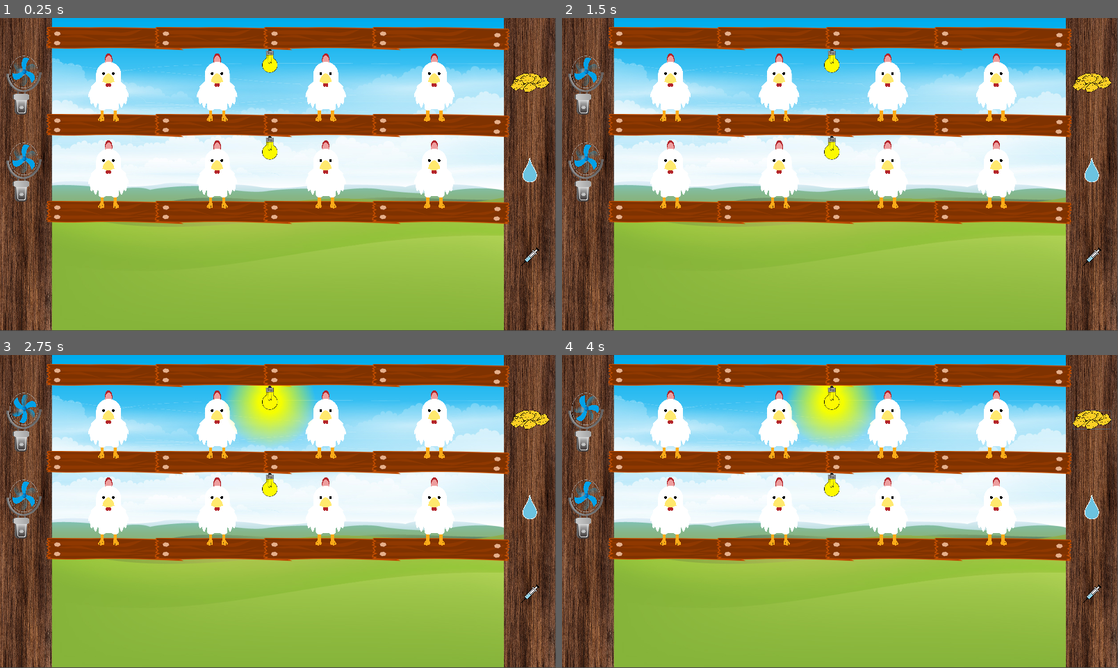
Above: before the commit, frames 1-4 (two rows, left to right).
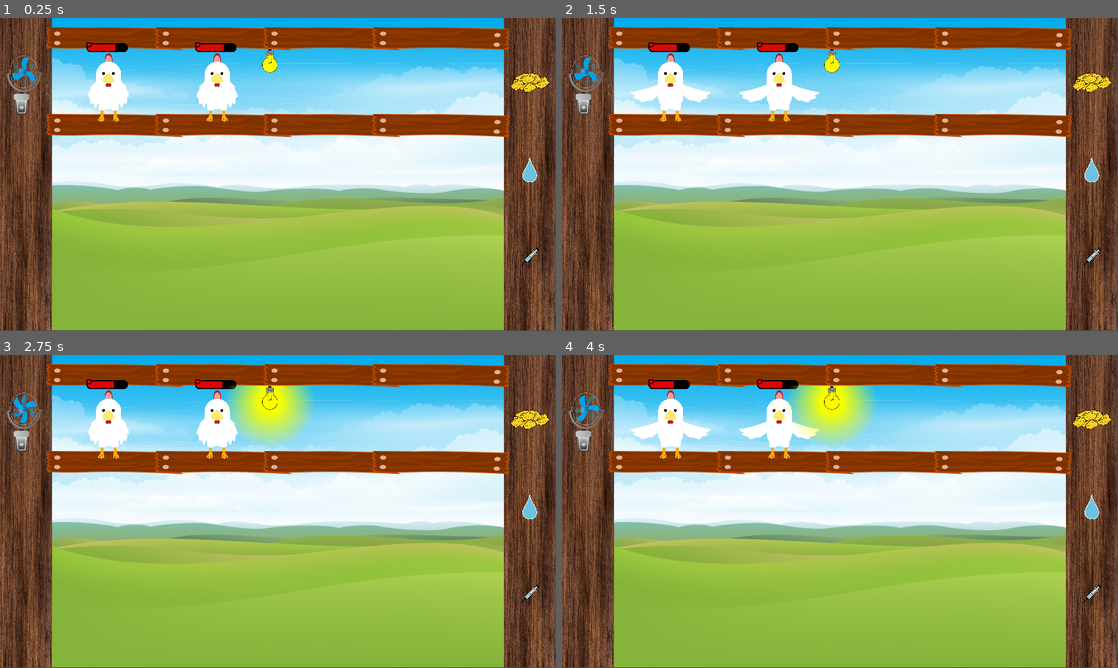
Above: after the commit, the same moments.

Repository: geofany/Chick-Gu
Game: Godot game, scene res://Level 1.tscn
The game is run twice, just before and just after one commit, with the same random seed, the same clock (stepped at 60 frames per second) and the same inputs.
Inputs (mouse positions are in pixels of both pictures, inside the frame that each line leads up to):
- Up to frame 1 (0.25 s): no input
- Up to frame 2 (1.5 s): click (584, 83) at 0.52 s; click (673, 86) at 1.27 s
- Up to frame 3 (2.75 s): click (272, 398) at 2.02 s
- Up to frame 4 (4 s): click (778, 423) at 2.77 s; click (1090, 420) at 3.5 s

The runs differ from the first frame. In frame 1, 10% of the frame differs, in the area x 1-92%, y 7-66%; in frame 2, 11%; in frame 3, 10%; in frame 4, 11%, in the area x 1-99%, y 7-66%.

Commit message:
update

Diff:
--- /dev/null
+++ b/GlobalVar.gd
@@ -0,0 +1,16 @@
+extends Node
+
+var makanan = false
+var minuman = false
+var vaksin = false
+# Declare member variables here. Examples:
+# var a = 2
+# var b = "text"
+
+# Called when the node enters the scene tree for the first time.
+func _ready():
+	pass # Replace with function body.
+
+# Called every frame. 'delta' is the elapsed time since the previous frame.
+#func _process(delta):
+#	pass
--- a/Level 1.gd
+++ b/Level 1.gd
@@ -1,4 +1,6 @@
 extends Control
+
+
 
 func _ready():
 	$ScrollContainer.get_h_scrollbar().hide()
--- a/Level 1.tscn
+++ b/Level 1.tscn
@@ -1,19 +1,34 @@
-[gd_scene load_steps=23 format=2]
+[gd_scene load_steps=35 format=2]
 
 [ext_resource path="res://Level 1.gd" type="Script" id=1]
 [ext_resource path="res://Assets/Background_vf.png" type="Texture" id=2]
 [ext_resource path="res://Assets/Kayu AS.png" type="Texture" id=3]
-[ext_resource path="res://Assets/Ayam Normal Idle.png" type="Texture" id=4]
-[ext_resource path="res://fan.gd" type="Script" id=5]
-[ext_resource path="res://Assets/fan_blue_00.png" type="Texture" id=6]
-[ext_resource path="res://Assets/fan_blue_01.png" type="Texture" id=7]
-[ext_resource path="res://Assets/fan_blue_02.png" type="Texture" id=8]
-[ext_resource path="res://lamp.gd" type="Script" id=9]
-[ext_resource path="res://Assets/LAMPP.png" type="Texture" id=10]
-[ext_resource path="res://Makanan.gd" type="Script" id=11]
-[ext_resource path="res://Assets/Makanan.png" type="Texture" id=12]
-[ext_resource path="res://Assets/Water.png" type="Texture" id=13]
-[ext_resource path="res://Assets/Vaksin.png" type="Texture" id=14]
+[ext_resource path="res://ayam1.gd" type="Script" id=4]
+[ext_resource path="res://Assets/Ayam Normal Idle.png" type="Texture" id=5]
+[ext_resource path="res://Assets/Ayam Normal Gerak.png" type="Texture" id=6]
+[ext_resource path="res://Assets/Ayam Senang Idle.png" type="Texture" id=7]
+[ext_resource path="res://Assets/Ayam Senang Gerak.png" type="Texture" id=8]
+[ext_resource path="res://Assets/Ayam Mati.png" type="Texture" id=9]
+[ext_resource path="res://Assets/Ayam Marah Idle.png" type="Texture" id=10]
+[ext_resource path="res://Assets/Ayam Marah Gerak.png" type="Texture" id=11]
+[ext_resource path="res://Assets/Ayam Sakit.png" type="Texture" id=12]
+[ext_resource path="res://Assets/belakang.png" type="Texture" id=13]
+[ext_resource path="res://Assets/atas.png" type="Texture" id=14]
+[ext_resource path="res://Assets/tengah.png" type="Texture" id=15]
+[ext_resource path="res://fan.gd" type="Script" id=16]
+[ext_resource path="res://Assets/fan_blue_00.png" type="Texture" id=17]
+[ext_resource path="res://Assets/fan_blue_01.png" type="Texture" id=18]
+[ext_resource path="res://Assets/fan_blue_02.png" type="Texture" id=19]
+[ext_resource path="res://lamp.gd" type="Script" id=20]
+[ext_resource path="res://Assets/LAMPP.png" type="Texture" id=21]
+[ext_resource path="res://Tools.gd" type="Script" id=22]
+[ext_resource path="res://Assets/Makanan.png" type="Texture" id=23]
+[ext_resource path="res://Assets/Water.png" type="Texture" id=24]
+[ext_resource path="res://Assets/Vaksin.png" type="Texture" id=25]
+
+[sub_resource type="StyleBoxEmpty" id=1]
+
+[sub_resource type="StyleBoxEmpty" id=2]
 
 [sub_resource type="StyleBoxEmpty" id=3]
 
@@ -21,27 +36,51 @@
 
 [sub_resource type="StyleBoxEmpty" id=5]
 
-[sub_resource type="StyleBoxEmpty" id=6]
-
-[sub_resource type="StyleBoxEmpty" id=7]
-
-[sub_resource type="Theme" id=8]
+[sub_resource type="Theme" id=6]
 VScrollBar/icons/decrement = null
 VScrollBar/icons/decrement_highlight = null
 VScrollBar/icons/increment = null
 VScrollBar/icons/increment_highlight = null
-VScrollBar/styles/grabber = SubResource( 3 )
-VScrollBar/styles/grabber_highlight = SubResource( 4 )
-VScrollBar/styles/grabber_pressed = SubResource( 5 )
-VScrollBar/styles/scroll = SubResource( 6 )
-VScrollBar/styles/scroll_focus = SubResource( 7 )
-
-[sub_resource type="StyleBoxFlat" id=2]
+VScrollBar/styles/grabber = SubResource( 1 )
+VScrollBar/styles/grabber_highlight = SubResource( 2 )
+VScrollBar/styles/grabber_pressed = SubResource( 3 )
+VScrollBar/styles/scroll = SubResource( 4 )
+VScrollBar/styles/scroll_focus = SubResource( 5 )
+
+[sub_resource type="StyleBoxFlat" id=7]
 bg_color = Color( 0.6, 0.6, 0.6, 0 )
 
-[sub_resource type="SpriteFrames" id=1]
+[sub_resource type="SpriteFrames" id=8]
 animations = [ {
-"frames": [ ExtResource( 6 ), ExtResource( 7 ), ExtResource( 8 ) ],
+"frames": [ ExtResource( 5 ), ExtResource( 5 ), ExtResource( 5 ), ExtResource( 5 ), ExtResource( 6 ), ExtResource( 5 ), ExtResource( 6 ) ],
+"loop": true,
+"name": "Normal",
+"speed": 3.0
+}, {
+"frames": [ ExtResource( 7 ), ExtResource( 7 ), ExtResource( 7 ), ExtResource( 7 ), ExtResource( 8 ), ExtResource( 7 ), ExtResource( 8 ) ],
+"loop": true,
+"name": "Senang",
+"speed": 3.0
+}, {
+"frames": [ ExtResource( 9 ) ],
+"loop": true,
+"name": "Mati",
+"speed": 1.0
+}, {
+"frames": [ ExtResource( 10 ), ExtResource( 10 ), ExtResource( 10 ), ExtResource( 10 ), ExtResource( 11 ), ExtResource( 10 ), ExtResource( 11 ) ],
+"loop": true,
+"name": "Marah",
+"speed": 3.0
+}, {
+"frames": [ ExtResource( 12 ) ],
+"loop": true,
+"name": "Sakit",
+"speed": 1.0
+} ]
+
+[sub_resource type="SpriteFrames" id=9]
+animations = [ {
+"frames": [ ExtResource( 17 ), ExtResource( 18 ), ExtResource( 19 ) ],
 "loop": true,
 "name": "default",
 "speed": 40.0
@@ -98,7 +137,6 @@
 texture = ExtResource( 3 )
 
 [node name="Baris 1" type="Node2D" parent="ScrollContainer/VBoxContainer"]
-editor/display_folded = true
 position = Vector2( 15, 0 )
 __meta__ = {
 "_edit_group_": true
@@ -124,27 +162,64 @@
 scale = Vector2( 0.79989, 0.79989 )
 texture = ExtResource( 3 )
 
-[node name="Ayam 1" type="Sprite" parent="ScrollContainer/VBoxContainer/Baris 1"]
-position = Vector2( 235, 160 )
-scale = Vector2( 0.199558, 0.199558 )
-texture = ExtResource( 4 )
-
-[node name="Ayam 2" type="Sprite" parent="ScrollContainer/VBoxContainer/Baris 1"]
-position = Vector2( 485, 160 )
-scale = Vector2( 0.199558, 0.199558 )
-texture = ExtResource( 4 )
-
-[node name="Ayam 3" type="Sprite" parent="ScrollContainer/VBoxContainer/Baris 1"]
-position = Vector2( 735, 160 )
-scale = Vector2( 0.199558, 0.199558 )
-texture = ExtResource( 4 )
-
-[node name="Ayam 4" type="Sprite" parent="ScrollContainer/VBoxContainer/Baris 1"]
-position = Vector2( 985, 160 )
-scale = Vector2( 0.199558, 0.199558 )
-texture = ExtResource( 4 )
+[node name="ayam1" type="Button" parent="ScrollContainer/VBoxContainer/Baris 1"]
+margin_left = 185.0
+margin_top = 80.0
+margin_right = 285.0
+margin_bottom = 240.0
+focus_mode = 0
+enabled_focus_mode = 0
+flat = true
+script = ExtResource( 4 )
+
+[node name="Ayam1" type="AnimatedSprite" parent="ScrollContainer/VBoxContainer/Baris 1/ayam1"]
+position = Vector2( 50, 80 )
+scale = Vector2( 0.200786, 0.200786 )
+frames = SubResource( 8 )
+animation = "Normal"
+
+[node name="HPBar" type="TextureProgress" parent="ScrollContainer/VBoxContainer/Baris 1/ayam1"]
+margin_left = 207.0
+margin_top = -173.0
+margin_right = 418.0
+margin_bottom = -125.0
+rect_scale = Vector2( 0.5, 0.5 )
+rect_pivot_offset = Vector2( -418, 298 )
+value = 70.0
+texture_under = ExtResource( 13 )
+texture_over = ExtResource( 14 )
+texture_progress = ExtResource( 15 )
+
+[node name="ayam2" type="Button" parent="ScrollContainer/VBoxContainer/Baris 1"]
+margin_left = 435.0
+margin_top = 80.0
+margin_right = 535.0
+margin_bottom = 240.0
+focus_mode = 0
+enabled_focus_mode = 0
+flat = true
+script = ExtResource( 4 )
+
+[node name="Ayam1" type="AnimatedSprite" parent="ScrollContainer/VBoxContainer/Baris 1/ayam2"]
+position = Vector2( 50, 80 )
+scale = Vector2( 0.200786, 0.200786 )
+frames = SubResource( 8 )
+animation = "Normal"
+
+[node name="HPBar" type="TextureProgress" parent="ScrollContainer/VBoxContainer/Baris 1/ayam2"]
+margin_left = 207.0
+margin_top = -173.0
+margin_right = 418.0
+margin_bottom = -125.0
+rect_scale = Vector2( 0.5, 0.5 )
+rect_pivot_offset = Vector2( -418, 298 )
+value = 70.0
+texture_under = ExtResource( 13 )
+texture_over = ExtResource( 14 )
+texture_progress = ExtResource( 15 )
 
 [node name="Bk1" type="Button" parent="ScrollContainer/VBoxContainer/Baris 1"]
+editor/display_folded = true
 margin_left = -10.0
 margin_top = 75.0
 margin_right = 84.0
@@ -161,9 +236,10 @@
 [node name="k1" type="AnimatedSprite" parent="ScrollContainer/VBoxContainer/Baris 1/Bk1"]
 position = Vector2( 50, 80 )
 scale = Vector2( 0.138432, 0.138432 )
-frames = SubResource( 1 )
+frames = SubResource( 9 )
 
 [node name="BL1" type="Button" parent="ScrollContainer/VBoxContainer/Baris 1"]
+editor/display_folded = true
 margin_left = 585.0
 margin_top = 73.0
 margin_right = 630.0
@@ -180,11 +256,12 @@
 [node name="L1" type="Sprite" parent="ScrollContainer/VBoxContainer/Baris 1/BL1"]
 position = Vector2( 21.3478, 62.9874 )
 scale = Vector2( 0.487998, 0.487998 )
-texture = ExtResource( 10 )
+texture = ExtResource( 21 )
 hframes = 2
 
 [node name="Baris 2" type="Node2D" parent="ScrollContainer/VBoxContainer"]
 editor/display_folded = true
+visible = false
 position = Vector2( 15, 200 )
 __meta__ = {
 "_edit_group_": true
@@ -266,11 +343,99 @@
 [node name="L1" type="Sprite" parent="ScrollContainer/VBoxContainer/Baris 2/BL1"]
 position = Vector2( 21.3478, 62.9874 )
 scale = Vector2( 0.487998, 0.487998 )
-texture = ExtResource( 10 )
+texture = ExtResource( 21 )
 hframes = 2
 
+[node name="Baris 3" type="Node2D" parent="ScrollContainer/VBoxContainer"]
+editor/display_folded = true
+visible = false
+position = Vector2( 15, 400 )
+__meta__ = {
+"_edit_group_": true
+}
+
+[node name="Kayu 1" type="Sprite" parent="ScrollContainer/VBoxContainer/Baris 3"]
+position = Vector2( 290, 300 )
+scale = Vector2( 0.79989, 0.79989 )
+texture = ExtResource( 3 )
+
+[node name="Kayu 2" type="Sprite" parent="ScrollContainer/VBoxContainer/Baris 3"]
+position = Vector2( 540, 300 )
+scale = Vector2( 0.79989, 0.79989 )
+texture = ExtResource( 3 )
+
+[node name="Kayu 3" type="Sprite" parent="ScrollContainer/VBoxContainer/Baris 3"]
+position = Vector2( 790, 300 )
+scale = Vector2( 0.79989, 0.79989 )
+texture = ExtResource( 3 )
+
+[node name="Kayu 4" type="Sprite" parent="ScrollContainer/VBoxContainer/Baris 3"]
+position = Vector2( 1040, 300 )
+scale = Vector2( 0.79989, 0.79989 )
+texture = ExtResource( 3 )
+
+[node name="Ayam 1" type="Sprite" parent="ScrollContainer/VBoxContainer/Baris 3"]
+position = Vector2( 235, 160 )
+scale = Vector2( 0.199558, 0.199558 )
+texture = ExtResource( 5 )
+
+[node name="Ayam 2" type="Sprite" parent="ScrollContainer/VBoxContainer/Baris 3"]
+position = Vector2( 485, 160 )
+scale = Vector2( 0.199558, 0.199558 )
+texture = ExtResource( 5 )
+
+[node name="Ayam 3" type="Sprite" parent="ScrollContainer/VBoxContainer/Baris 3"]
+position = Vector2( 735, 160 )
+scale = Vector2( 0.199558, 0.199558 )
+texture = ExtResource( 5 )
+
+[node name="Ayam 4" type="Sprite" parent="ScrollContainer/VBoxContainer/Baris 3"]
+position = Vector2( 985, 160 )
+scale = Vector2( 0.199558, 0.199558 )
+texture = ExtResource( 5 )
+
+[node name="Bk1" type="Button" parent="ScrollContainer/VBoxContainer/Baris 3"]
+margin_left = -10.0
+margin_top = 75.0
+margin_right = 84.0
+margin_bottom = 222.0
+focus_mode = 0
+toggle_mode = true
+enabled_focus_mode = 0
+flat = true
+script = ExtResource( 16 )
+__meta__ = {
+"_edit_group_": true
+}
+
+[node name="k1" type="AnimatedSprite" parent="ScrollContainer/VBoxContainer/Baris 3/Bk1"]
+position = Vector2( 50, 80 )
+scale = Vector2( 0.138432, 0.138432 )
+frames = SubResource( 9 )
+
+[node name="BL1" type="Button" parent="ScrollContainer/VBoxContainer/Baris 3"]
+margin_left = 585.0
+margin_top = 73.0
+margin_right = 630.0
+margin_bottom = 127.0
+focus_mode = 0
+toggle_mode = true
+enabled_focus_mode = 0
+flat = true
+script = ExtResource( 20 )
+__meta__ = {
+"_edit_group_": true
+}
+
+[node name="L1" type="Sprite" parent="ScrollContainer/VBoxContainer/Baris 3/BL1"]
+position = Vector2( 21.3478, 62.9874 )
+scale = Vector2( 0.487998, 0.487998 )
+texture = ExtResource( 21 )
+hframes = 2
+
 [node name="Tools" type="Node2D" parent="."]
-script = ExtResource( 11 )
+editor/display_folded = true
+script = ExtResource( 22 )
 
 [node name="makanan" type="Button" parent="Tools"]
 anchor_right = 1.0
@@ -279,6 +444,8 @@
 margin_top = 127.0
 margin_right = 1265.0
 margin_bottom = 171.0
+focus_mode = 0
+enabled_focus_mode = 0
 flat = true
 __meta__ = {
 "_edit_group_": true
@@ -296,6 +463,8 @@
 margin_top = 320.0
 margin_right = 1238.0
 margin_bottom = 380.0
+focus_mode = 0
+enabled_focus_mode = 0
 flat = true
 __meta__ = {
 "_edit_group_": true
@@ -313,6 +482,8 @@
 margin_top = 527.0
 margin_right = 1242.0
 margin_bottom = 575.0
+focus_mode = 0
+enabled_focus_mode = 0
 flat = true
 __meta__ = {
 "_edit_group_": true
@@ -321,11 +492,24 @@
 [node name="Vaksin" type="Sprite" parent="Tools/vaksin"]
 position = Vector2( 22, 23 )
 scale = Vector2( 0.0964079, 0.0964079 )
-texture = ExtResource( 14 )
+texture = ExtResource( 25 )
+
+[node name="HPTimer" type="Timer" parent="."]
+autostart = true
+
+[node name="SakitTimer" type="Timer" parent="."]
+autostart = true
+[connection signal="pressed" from="ScrollContainer/VBoxContainer/Baris 1/ayam1" to="ScrollContainer/VBoxContainer/Baris 1/ayam1" method="_on_ayam1_pressed"]
+[connection signal="pressed" from="ScrollContainer/VBoxContainer/Baris 1/ayam2" to="ScrollContainer/VBoxContainer/Baris 1/ayam2" method="_on_ayam1_pressed"]
 [connection signal="toggled" from="ScrollContainer/VBoxContainer/Baris 1/Bk1" to="ScrollContainer/VBoxContainer/Baris 1/Bk1" method="_on_Bk1_toggled"]
 [connection signal="toggled" from="ScrollContainer/VBoxContainer/Baris 1/BL1" to="ScrollContainer/VBoxContainer/Baris 1/BL1" method="_on_BL1_toggled"]
 [connection signal="toggled" from="ScrollContainer/VBoxContainer/Baris 2/Bk1" to="ScrollContainer/VBoxContainer/Baris 2/Bk1" method="_on_Bk1_toggled"]
 [connection signal="toggled" from="ScrollContainer/VBoxContainer/Baris 2/BL1" to="ScrollContainer/VBoxContainer/Baris 2/BL1" method="_on_BL1_toggled"]
+[connection signal="toggled" from="ScrollContainer/VBoxContainer/Baris 3/Bk1" to="ScrollContainer/VBoxContainer/Baris 3/Bk1" method="_on_Bk1_toggled"]
+[connection signal="toggled" from="ScrollContainer/VBoxContainer/Baris 3/BL1" to="ScrollContainer/VBoxContainer/Baris 3/BL1" method="_on_BL1_toggled"]
 [connection signal="pressed" from="Tools/makanan" to="Tools" method="_on_makanan_pressed"]
 [connection signal="pressed" from="Tools/Air" to="Tools" method="_on_air_pressed"]
 [connection signal="pressed" from="Tools/vaksin" to="Tools" method="_on_vaksin_pressed"]
+[connection signal="timeout" from="HPTimer" to="ScrollContainer/VBoxContainer/Baris 1/ayam2" method="_on_HPTimer_timeout"]
+[connection signal="timeout" from="HPTimer" to="ScrollContainer/VBoxContainer/Baris 1/ayam1" method="_on_HPTimer_timeout"]
+[connection signal="timeout" from="SakitTimer" to="ScrollContainer/VBoxContainer/Baris 1/ayam1" method="_on_SakitTimer_timeout"]
--- /dev/null
+++ b/Tools.gd
@@ -0,0 +1,40 @@
+extends Node2D
+
+# Declare member variables here. Examples:
+# var a = 2
+# var b = "text"
+
+# Called when the node enters the scene tree for the first time.
+func _ready():
+
+	pass # Replace with function body.
+
+# Called every frame. 'delta' is the elapsed time since the previous frame.
+func _process(delta):
+
+	pass
+
+
+func _on_makanan_pressed():
+	Input.set_custom_mouse_cursor(load('res://Assets/Makanan cursor.png'))
+	GlobalVar.makanan = true
+	pass # Replace with function body.
+
+func _input(event):
+	if event is InputEventMouseButton:
+		if event.get_button_index()== BUTTON_RIGHT and event.is_pressed():
+			Input.set_custom_mouse_cursor(null)
+			GlobalVar.makanan = false
+			GlobalVar.minuman = false
+			GlobalVar.vaksin = false
+
+func _on_air_pressed():
+	Input.set_custom_mouse_cursor(load('res://Assets/Water cursor.png'))
+	GlobalVar.minuman = true
+	pass # Replace with function body.
+
+
+func _on_vaksin_pressed():
+	Input.set_custom_mouse_cursor(load('res://Assets/Vaksin cursor.png'))
+	GlobalVar.vaksin = true
+	pass # Replace with function body.
--- /dev/null
+++ b/ayam1.gd
@@ -0,0 +1,65 @@
+extends Button
+
+var animation_ayam
+var HP = 70.0
+var status = "Normal"
+var mati = 0
+# Declare member variables here. Examples:
+# var a = 2
+# var b = "text"
+
+# Called when the node enters the scene tree for the first time.
+func _ready():
+	HP = 70.0
+	animation_ayam = get_child(0)
+	pass # Replace with function body.
+
+# Called every frame. 'delta' is the elapsed time since the previous frame.
+func _process(delta):
+	get_node("HPBar").value = HP
+	print(mati)
+	if HP > 100:
+		HP = 100
+
+	if HP > 70:
+		status = "Senang"
+		change_status(status)
+	elif HP > 40:
+		status = "Normal"
+		change_status(status)
+	elif HP > 0:
+		status = "Marah"
+		change_status(status)
+	else:
+		status = "Mati"
+		change_status(status)
+
+		return
+	pass
+
+func change_status(status):
+	animation_ayam.play(status)
+
+
+func _on_ayam1_pressed():
+	if status != "Mati":
+		if GlobalVar.makanan == true:
+			HP += 20
+		if GlobalVar.minuman == true:
+			HP += 10
+
+	pass # Replace with function body.
+
+
+func _on_HPTimer_timeout():
+	if HP > 0:
+		HP -=2
+
+	pass # Replace with function body.
+
+
+func _on_SakitTimer_timeout():
+	randomize()
+	var t = rand_range(0,100)
+	get_node("/root/Level 1/SakitTimer").start(t)
+	pass # Replace with function body.
--- a/project.godot
+++ b/project.godot
@@ -19,6 +19,10 @@
 run/main_scene="res://Level 1.tscn"
 config/icon="res://icon.png"
 
+[autoload]
+
+GlobalVar="*res://GlobalVar.gd"
+
 [display]
 
 window/size/width=1280
Binary file added: Assets/atas.png
Not shown, added: Assets/atas.png.import
Binary file added: Assets/belakang.png
Not shown, added: Assets/belakang.png.import
Binary file added: Assets/tengah.png
Not shown, added: Assets/tengah.png.import
Not shown: 9 places in Level 1.tscn that only renumber resources
